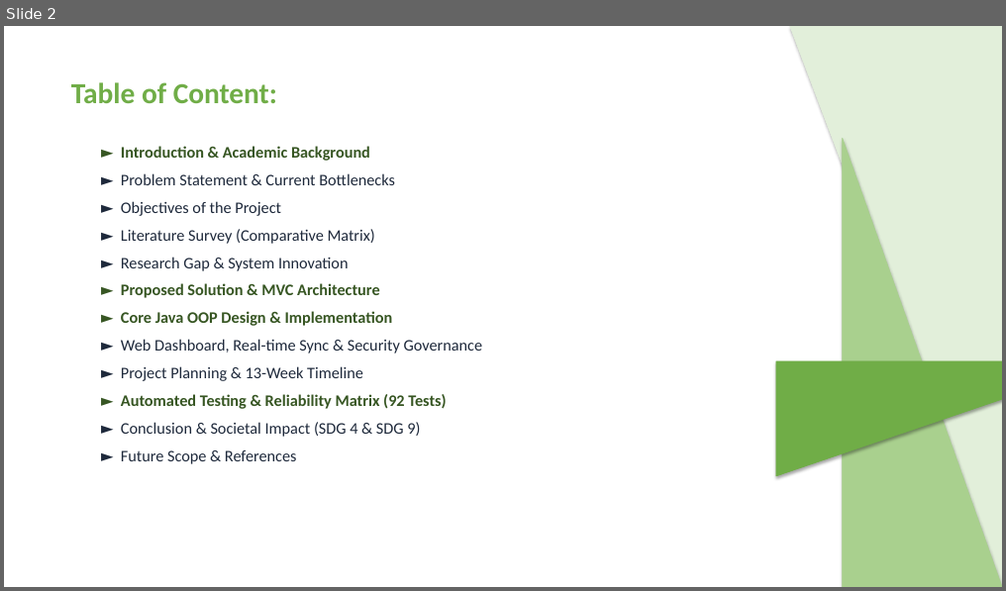
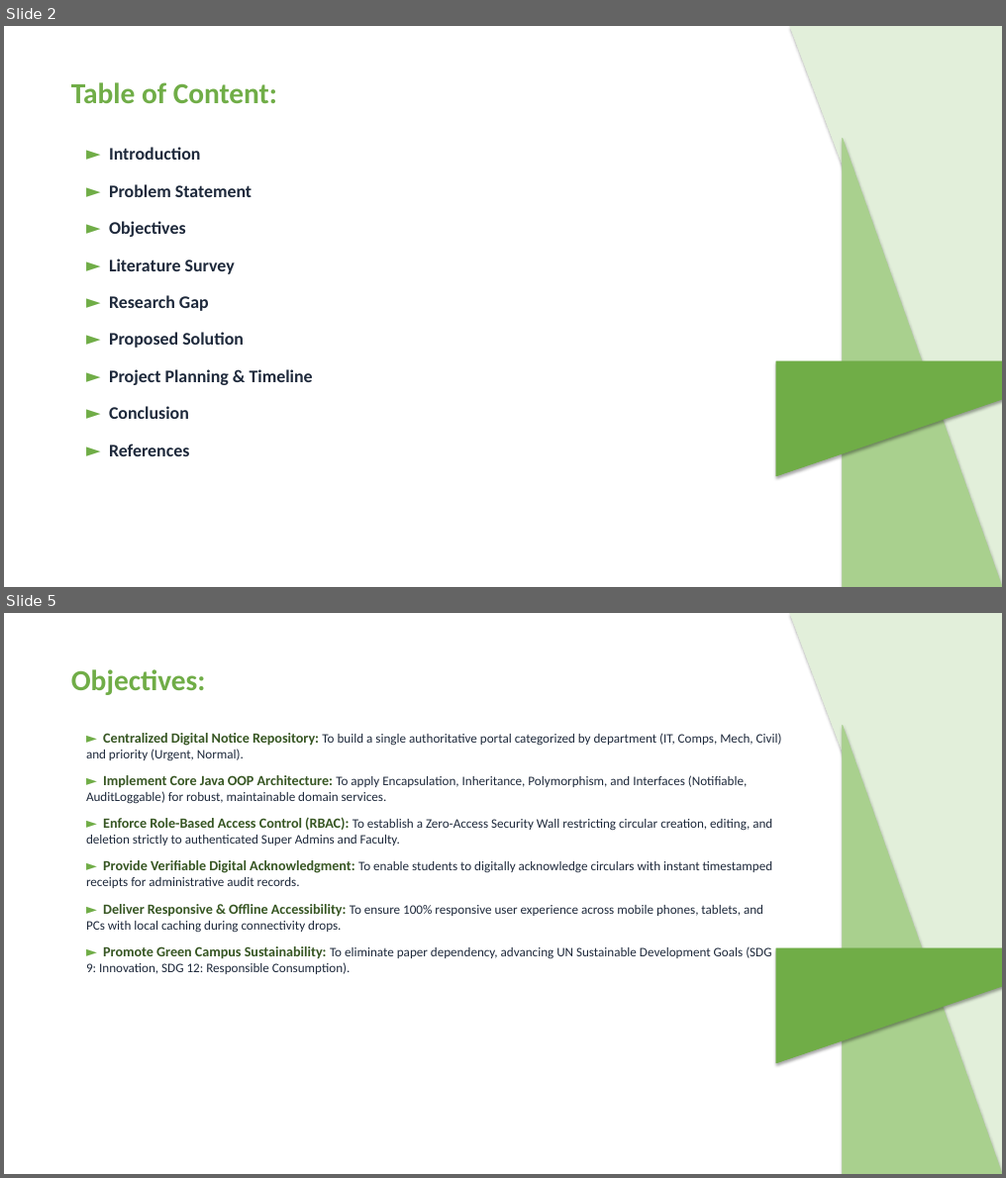
Before and after one commit to ATP0925/CampusNotify-Java-Mini-Project, a slide deck: CampusNotify_Review_Presentation.pptx. Shown one above the other, each under a label of ours: slide 2 before the commit, slides 2 and 5 after it; the slides between them are not shown. The pictures are 1006x591 and 1006x1178 pixels, drawn with LibreOffice and Linux fonts; fonts in the diff are those of the drawing. Boxes give left, top, right and bottom in pixels: in the first picture for what was removed or moved away, otherwise in the second. Text is boxed around its words. In the diff, an @@ line names an element or a change of style, - is before the commit and + after.

Commit message:
docs: align PPT deck strictly to Review 1 agenda (9 topics) and sync report points with sample report

```diff
--- a/CampusNotify_Review_Presentation.pptx
+++ b/CampusNotify_Review_Presentation.pptx
@@ slide 5 added at [4, 613, 1002, 1174], background #FFFFFF @@
@@ right triangle added at [790, 613, 1002, 1174], fill #E2EFDA, outline #E2EFDA 0.75 pt @@
@@ text added at [71, 669, 206, 695], 28 pt, text #70AD47, bold @@
+Objectives:
@@ right triangle added at [843, 725, 1002, 1174], fill #A9D08E, outline #A9D08E 0.75 pt @@
@@ text added at [86, 733, 782, 974], 12.5 pt, text #1E293B @@
+► Centralized Digital Notice Repository: To build a single authoritative portal categorized by department (IT, Comps, Mech, Civil) and priority (Urgent, Normal).
+► Implement Core Java OOP Architecture: To apply Encapsulation, Inheritance, Polymorphism, and Interfaces (Notifiable, AuditLoggable) for robust, maintainable domain services.
+► Enforce Role-Based Access Control (RBAC): To establish a Zero-Access Security Wall restricting circular creation, editing, and deletion strictly to authenticated Super Admins and Faculty.
+► Provide Verifiable Digital Acknowledgment: To enable students to digitally acknowledge circulars with instant timestamped receipts for administrative audit records.
+► Deliver Responsive & Offline Accessibility: To ensure 100% responsive user experience across mobile phones, tablets, and PCs with local caching during connectivity drops.
+► Promote Green Campus Sustainability: To eliminate paper dependency, advancing UN Sustainable Development Goals (SDG 9: Innovation, SDG 12: Responsible Consumption).
@@ right triangle added at [776, 949, 1002, 1063], fill #70AD47, outline #70AD47 0.75 pt @@
@@ slide 2 changed as well @@
@@ text at [109, 147, 313, 457]: text changed; size 15.5 to 17 pt; bold on @@
-► Introduction & Academic Background
-► Problem Statement & Current Bottlenecks
-► Objectives of the Project
-► Literature Survey (Comparative Matrix)
-► Research Gap & System Innovation
-► Proposed Solution & MVC Architecture
-► Core Java OOP Design & Implementation
-► Web Dashboard, Real-time Sync & Security Governance
-► Project Planning & 13-Week Timeline
-► Automated Testing & Reliability Matrix (92 Tests)
-► Conclusion & Societal Impact (SDG 4 & SDG 9)
-► Future Scope & References
+► Introduction
+► Problem Statement
+► Objectives
+► Literature Survey
+► Research Gap
+► Proposed Solution
+► Project Planning & Timeline
+► Conclusion
+► References
```
Also in this commit, not shown: 3 other slides changed, 7 other slides added, 12 slides removed, 11 other files.
